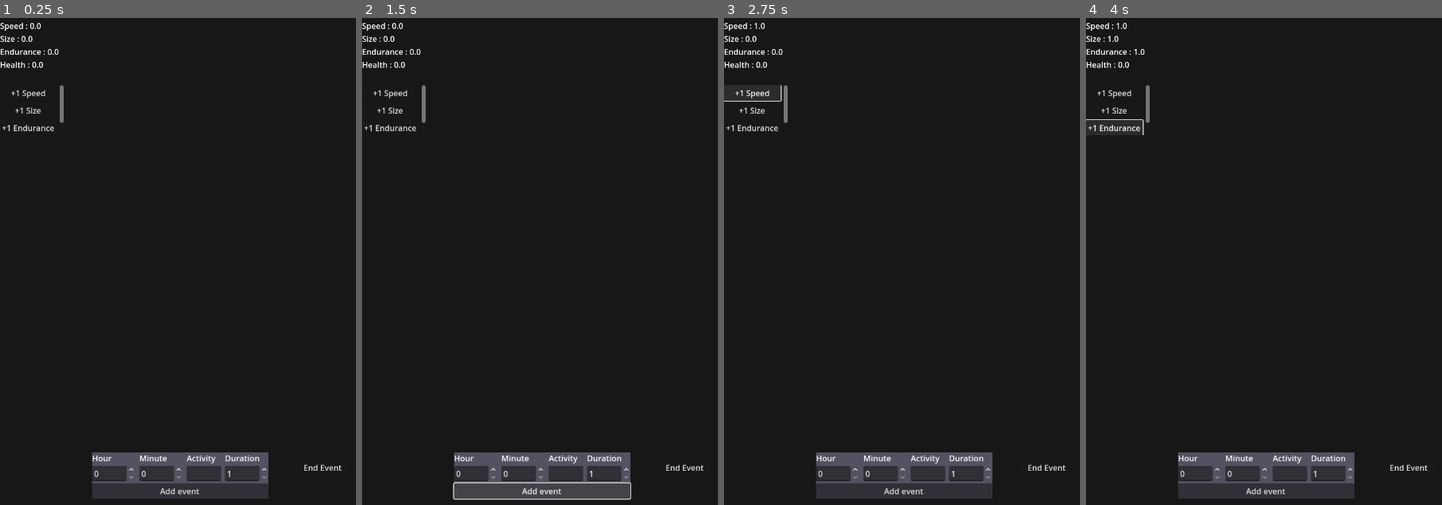
Above: before the commit, frames 1-4 (left to right).
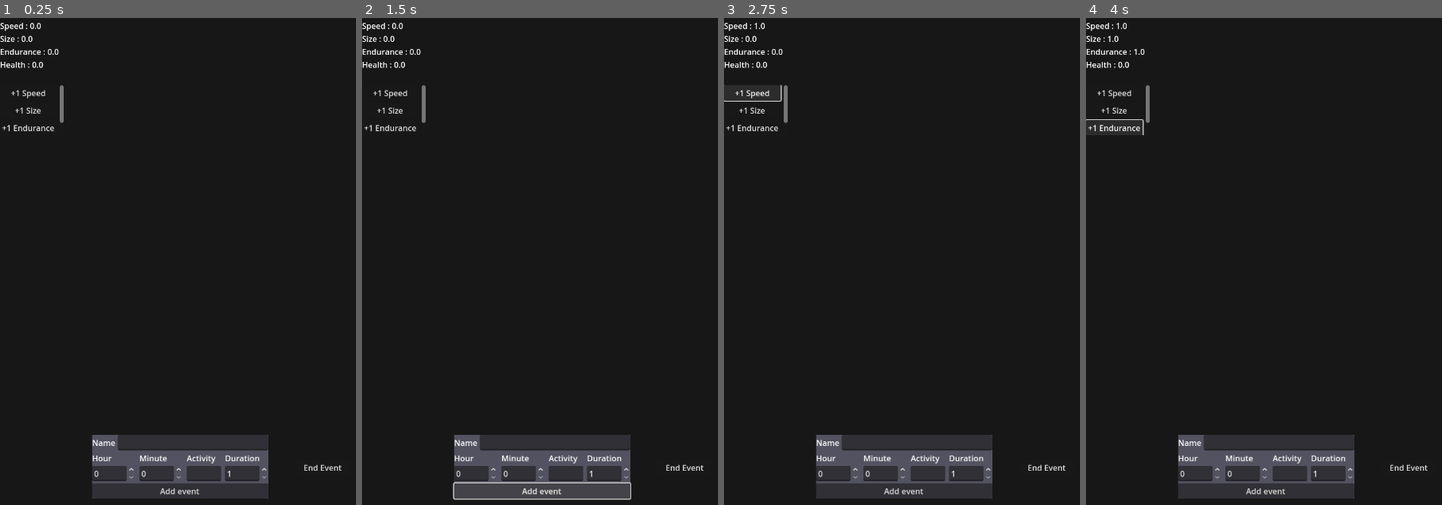
Above: after the commit, the same moments.

Repository: Faisa-l/AT-Interactivity-for-Activity-Project
Game: Godot game, scene res://Scenes/main.tscn
The game is run twice, just before and just after one commit, with the same random seed, the same clock (stepped at 60 frames per second) and the same inputs. The engine's default icon, where the game draws it, is replaced by a stand-in: a white triangle on a blue panel in a dark square.
Inputs (mouse positions are in pixels of both pictures, inside the frame that each line leads up to):
- Up to frame 1 (0.25 s): no input
- Up to frame 2 (1.5 s): click (564, 475) at 0.52 s; type "12" at 0.6 s; click "Add event" at 1.25 s
- Up to frame 3 (2.75 s): click "+1 Speed" at 2 s
- Up to frame 4 (4 s): click "+1 Size" at 2.75 s; click "+1 Endurance" at 3.5 s

The runs differ from the first frame. In frame 1, 1.7% of the frame differs, in the area x 25-76%, y 85-90%; in frame 2, 1.7%; in frame 3, 1.7%; in frame 4, 1.7%.

Commit message:
Add and display activity names
Can add names in the event creator. Gets displayed in the notification.

Diff:
--- a/Scenes/displayed_activity_notification.tscn
+++ b/Scenes/displayed_activity_notification.tscn
@@ -15,34 +15,44 @@
 [node name="HBoxContainer" type="HBoxContainer" parent="MarginContainer"]
 layout_mode = 2
 
-[node name="Details" type="VBoxContainer" parent="MarginContainer/HBoxContainer"]
+[node name="VBoxContainer" type="VBoxContainer" parent="MarginContainer/HBoxContainer"]
 layout_mode = 2
 
-[node name="Activity" type="Label" parent="MarginContainer/HBoxContainer/Details"]
+[node name="EventName" type="Label" parent="MarginContainer/HBoxContainer/VBoxContainer"]
+layout_mode = 2
+text = "The Name Of The Event"
+
+[node name="HBoxContainer" type="HBoxContainer" parent="MarginContainer/HBoxContainer/VBoxContainer"]
+layout_mode = 2
+
+[node name="Details" type="VBoxContainer" parent="MarginContainer/HBoxContainer/VBoxContainer/HBoxContainer"]
+layout_mode = 2
+
+[node name="Activity" type="Label" parent="MarginContainer/HBoxContainer/VBoxContainer/HBoxContainer/Details"]
 layout_mode = 2
 text = "Activity"
 
-[node name="Time" type="Label" parent="MarginContainer/HBoxContainer/Details"]
+[node name="Time" type="Label" parent="MarginContainer/HBoxContainer/VBoxContainer/HBoxContainer/Details"]
 custom_minimum_size = Vector2(160, 0)
 layout_mode = 2
 text = "The Time This Takes Place At Is Here "
 autowrap_mode = 2
 
-[node name="EndsAt" type="Label" parent="MarginContainer/HBoxContainer/Details"]
+[node name="EndsAt" type="Label" parent="MarginContainer/HBoxContainer/VBoxContainer/HBoxContainer/Details"]
 custom_minimum_size = Vector2(160, 0)
 layout_mode = 2
 text = "The Time This Ends At Is Here "
 autowrap_mode = 2
 
-[node name="Tracking" type="VBoxContainer" parent="MarginContainer/HBoxContainer"]
+[node name="Tracking" type="VBoxContainer" parent="MarginContainer/HBoxContainer/VBoxContainer/HBoxContainer"]
 layout_mode = 2
 size_flags_horizontal = 10
 size_flags_vertical = 0
 
-[node name="Title" type="Label" parent="MarginContainer/HBoxContainer/Tracking"]
+[node name="Title" type="Label" parent="MarginContainer/HBoxContainer/VBoxContainer/HBoxContainer/Tracking"]
 layout_mode = 2
 text = "Distance"
 
-[node name="ValueDisplay" type="Label" parent="MarginContainer/HBoxContainer/Tracking"]
+[node name="ValueDisplay" type="Label" parent="MarginContainer/HBoxContainer/VBoxContainer/HBoxContainer/Tracking"]
 layout_mode = 2
 text = "Distance"
--- a/Scenes/event_creator.tscn
+++ b/Scenes/event_creator.tscn
@@ -17,6 +17,19 @@
 z_index = 1
 layout_mode = 2
 size_flags_horizontal = 4
+
+[node name="EventName" type="HBoxContainer" parent="Container"]
+layout_mode = 2
+
+[node name="NameLabel" type="Label" parent="Container/EventName"]
+layout_mode = 2
+text = "Name"
+
+[node name="NameEdit" type="LineEdit" parent="Container/EventName"]
+layout_mode = 2
+size_flags_horizontal = 3
+max_length = 12
+expand_to_text_length = true
 
 [node name="HBoxContainer" type="HBoxContainer" parent="Container"]
 layout_mode = 2
--- a/Scenes/main.tscn
+++ b/Scenes/main.tscn
@@ -38,9 +38,9 @@
 anchor_top = 1.0
 anchor_right = 0.5
 anchor_bottom = 1.0
-offset_left = -124.0
-offset_top = -280.0
-offset_right = 124.0
+offset_left = -174.99998
+offset_top = -315.0
+offset_right = 175.0
 offset_bottom = -187.0
 grow_horizontal = 2
 grow_vertical = 0
--- a/Scripts/activity_scheduler.gd
+++ b/Scripts/activity_scheduler.gd
@@ -13,7 +13,7 @@
 	event_ended.connect(clear_current_event)
 
 # Schedules an activity_name to perform at
-func schedule_activity(activity_name : String, starts : Dictionary, duration : int) -> ScheduledActivity:
+func schedule_activity(activity_name : String, starts : Dictionary, duration : int, title : String = "Event") -> ScheduledActivity:
 	# Make sure activity is not overlapping an existing one
 	var bstart : int = Time.get_unix_time_from_datetime_dict(starts)
 	var bend : int = bstart + (duration*60)
@@ -28,6 +28,7 @@
 	new_activity.activity = activity_name
 	new_activity.starts = starts
 	new_activity.duration = duration
+	new_activity.title = title
 	schedule.push_back(new_activity)
 	print(new_activity.starts)
 	return new_activity
--- a/Scripts/displayed_activity_notification.gd
+++ b/Scripts/displayed_activity_notification.gd
@@ -1,19 +1,22 @@
 class_name DisplayedActivityNotification extends PanelContainer
 
 @onready
-var activity_label : Label = $MarginContainer/HBoxContainer/Details/Activity
+var activity_label : Label = $MarginContainer/HBoxContainer/VBoxContainer/HBoxContainer/Details/Activity
 
 @onready
-var time_label : Label = $MarginContainer/HBoxContainer/Details/Time
+var time_label : Label = $MarginContainer/HBoxContainer/VBoxContainer/HBoxContainer/Details/Time
 
 @onready
-var title_label : Label = $MarginContainer/HBoxContainer/Tracking/Title
+var title_label : Label = $MarginContainer/HBoxContainer/VBoxContainer/HBoxContainer/Tracking/Title
 
 @onready
-var ends_label : Label = $MarginContainer/HBoxContainer/Details/EndsAt
+var ends_label : Label = $MarginContainer/HBoxContainer/VBoxContainer/HBoxContainer/Details/EndsAt
 
 @onready
-var activity_value_label : Label = $MarginContainer/HBoxContainer/Tracking/ValueDisplay
+var name_label : Label = $MarginContainer/HBoxContainer/VBoxContainer/EventName
+
+@onready
+var activity_value_label : Label = $MarginContainer/HBoxContainer/VBoxContainer/HBoxContainer/Tracking/ValueDisplay
 
 func initialise(scheduled_activity : ScheduledActivity) -> void:
 	var start : Dictionary = scheduled_activity.starts
@@ -23,3 +26,4 @@
 	activity_label.text = scheduled_activity.activity
 	time_label.text = Time.get_datetime_string_from_datetime_dict(start, true)
 	ends_label.text = Time.get_datetime_string_from_unix_time(ends, true)
+	name_label.text = scheduled_activity.title
--- a/Scripts/event_creator.gd
+++ b/Scripts/event_creator.gd
@@ -1,6 +1,6 @@
 class_name EventCreator extends PanelContainer
 
-signal event_submitted(hours: int, minutes: int, activity : String)
+signal event_submitted(hours: int, minutes: int, activity : String, duration : int, title : String)
 
 @onready
 var hours_box : SpinBox = $Container/HBoxContainer/Hours/HourEdit
@@ -13,6 +13,9 @@
 
 @onready
 var duration_box : SpinBox = $Container/HBoxContainer/Duration/DurationEdit
+
+@onready
+var name_box : LineEdit = $Container/EventName/NameEdit
 
 @onready
 var button : Button = $Container/Button
@@ -28,4 +31,4 @@
 	if hours_box.value <= 0 or hours_box.value > 24: return
 	if minutes_box.value <= 0 or minutes_box.value > 60: return
 
-	event_submitted.emit(hours_box.value, minutes_box.value, activity_box.text, duration_box.value)
+	event_submitted.emit(hours_box.value, minutes_box.value, activity_box.text, duration_box.value, name_box.text)
--- a/Scripts/main.gd
+++ b/Scripts/main.gd
@@ -26,13 +26,13 @@
 	activity_scheduler.event_ended.connect(process_event_ended)
 	activity_scheduler.event_running.connect(process_event_running)
 
-func on_event_submitted(hours: int, minutes: int, activity : String, duration : int) -> void:
+func on_event_submitted(hours: int, minutes: int, activity : String, duration : int, title : String) -> void:
 	# Convert to dictionary
 	var time : Dictionary = Time.get_datetime_dict_from_system()
 	time["hour"] = hours
 	time["minute"] = minutes
 
-	var success = activity_scheduler.schedule_activity(activity, time, duration)
+	var success = activity_scheduler.schedule_activity(activity, time, duration, title)
 	if success:
 		var card : DisplayedActivityNotification = notification_scene.instantiate()
 		notification_list.add_child(card)
--- a/Scripts/scheduled_activity.gd
+++ b/Scripts/scheduled_activity.gd
@@ -12,3 +12,6 @@
 
 # The result of performing the activity
 var result : float
+
+# Optional name for the activity
+var title : String
